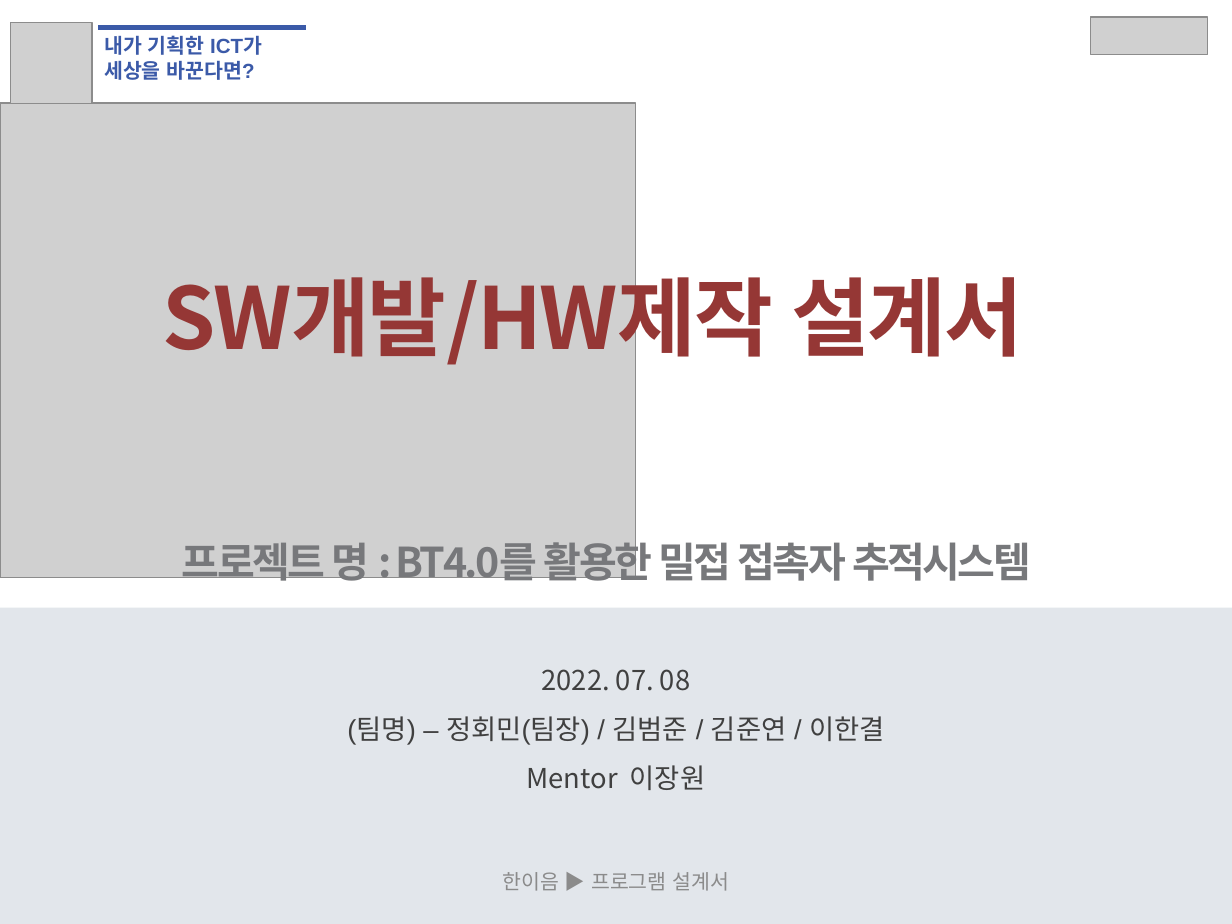
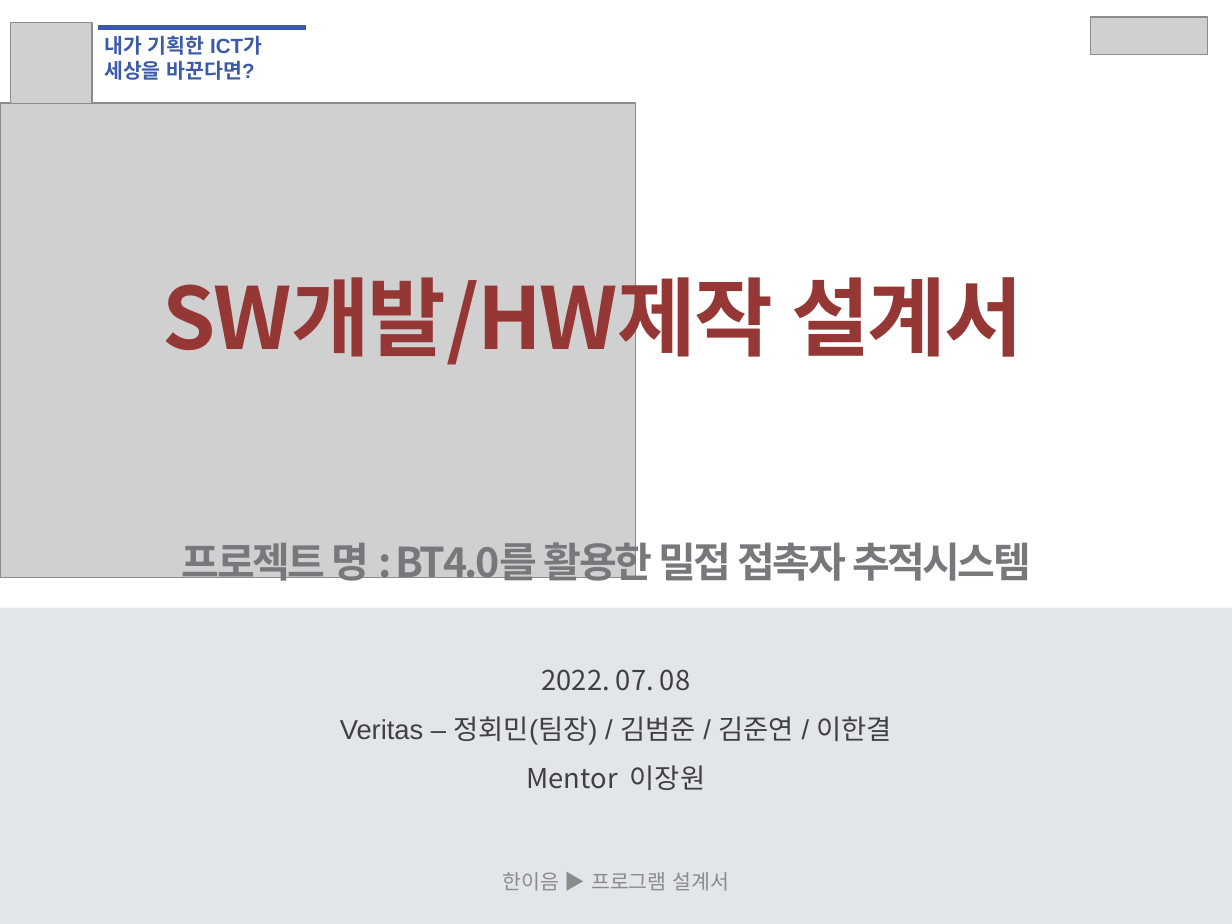
Before and after one commit to KPU-Veritas/Tracking-Management-System, a slide deck: slide 1 of Report/한이음/SW개발_HW제작설계서_응용소프트웨어.pptx. Drawn at 1232x924 pixels with LibreOffice and Linux fonts; fonts in the diff are those of the drawing; grey boxes stand for pictures. Boxes give left, top, right and bottom in pixels: in the first picture for what was removed or moved away, otherwise in the second. Text is boxed around its words. In the diff, an @@ line names an element or a change of style, - is before the commit and + after.

```diff
--- a/Report/한이음/SW개발_HW제작설계서_응용소프트웨어.pptx
+++ b/Report/한이음/SW개발_HW제작설계서_응용소프트웨어.pptx
@@ text at [340,716,892,745]: text changed @@
-(팀명) – 정회민(팀장) / 김범준 / 김준연 / 이한결
+Veritas – 정회민(팀장) / 김범준 / 김준연 / 이한결
```
Also in this commit, not shown: 1 slide removed, 1 other file.
